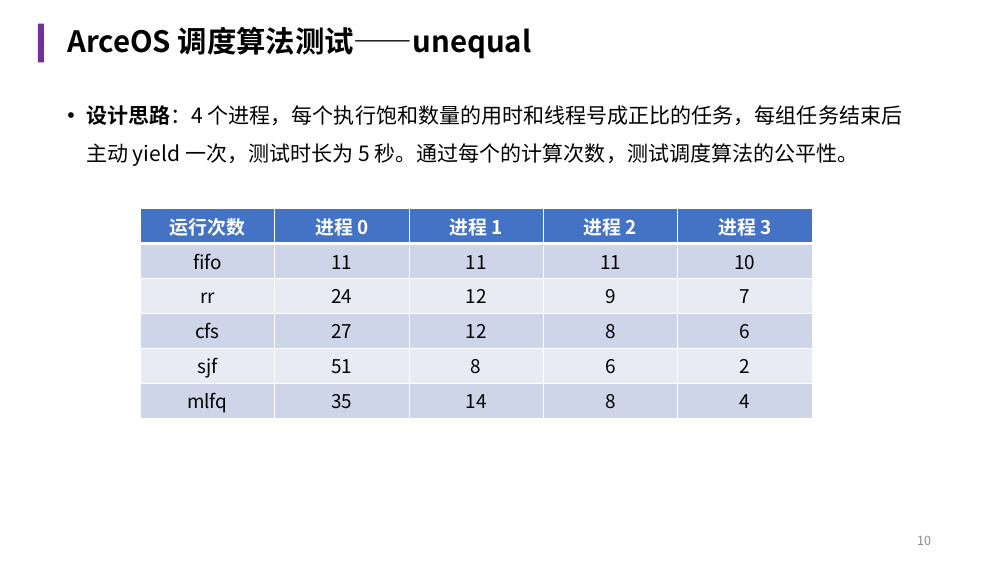
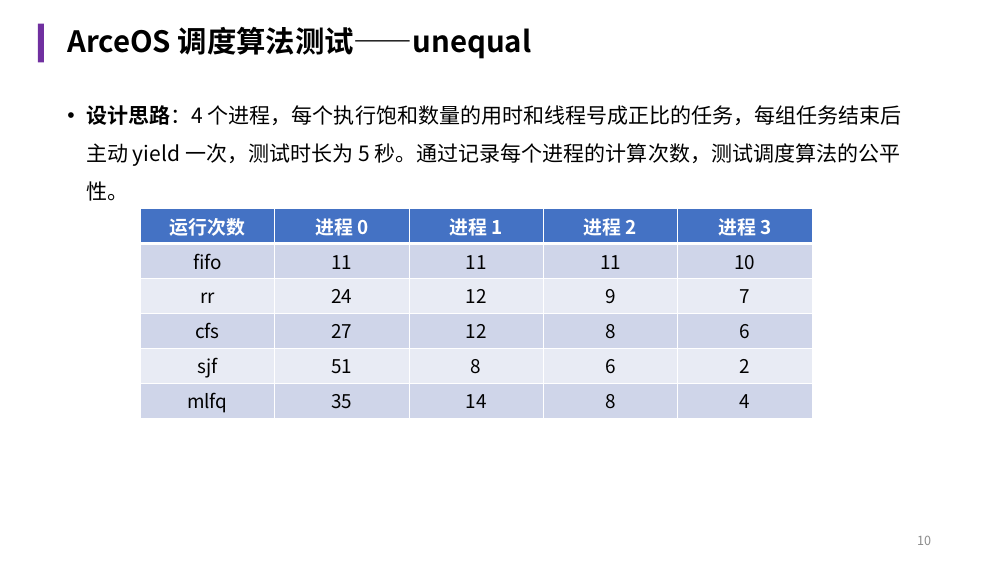
Before and after one commit to chestnut-Q/arceos-X, a slide deck: slide 10 of reports/中期报告.pptx. Drawn at 1008x567 pixels with LibreOffice and Linux fonts; fonts in the diff are those of the drawing. Boxes give left, top, right and bottom in pixels: in the first picture for what was removed or moved away, otherwise in the second. Text is boxed around its words. In the diff, an @@ line names an element or a change of style, - is before the commit and + after.

```diff
--- a/reports/中期报告.pptx
+++ b/reports/中期报告.pptx
@@ text at (x1=86, y1=105, x2=902, y2=201): text changed @@
-• 设计思路：4 个进程，每个执行饱和数量的用时和线程号成正比的任务，每组任务结束后主动 yield 一次，测试时长为 5 秒。通过每个的计算次数，测试调度算法的公平性。
+• 设计思路：4 个进程，每个执行饱和数量的用时和线程号成正比的任务，每组任务结束后主动 yield 一次，测试时长为 5 秒。通过记录每个进程的计算次数，测试调度算法的公平性。
```
Also in this commit, not shown: 6 other slides changed.
